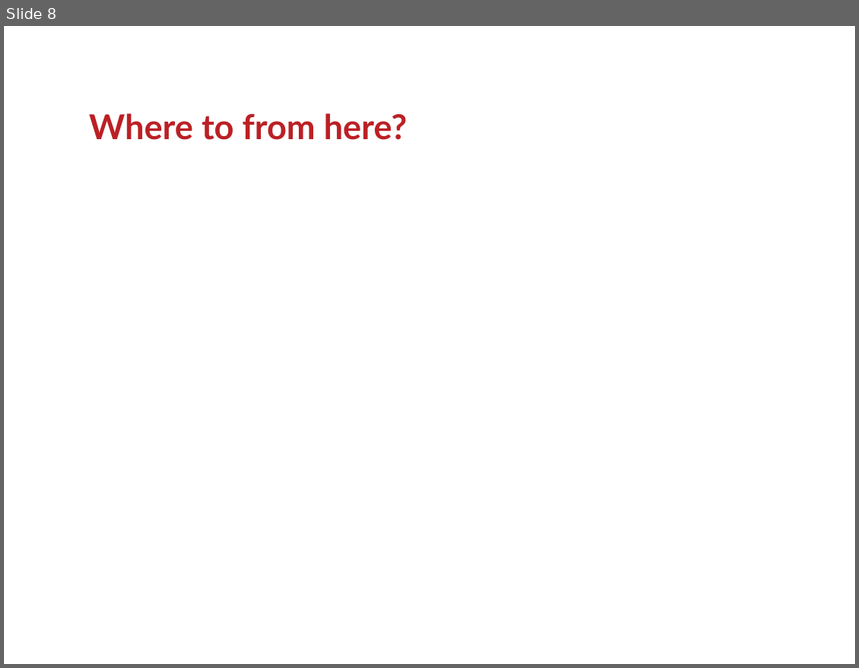
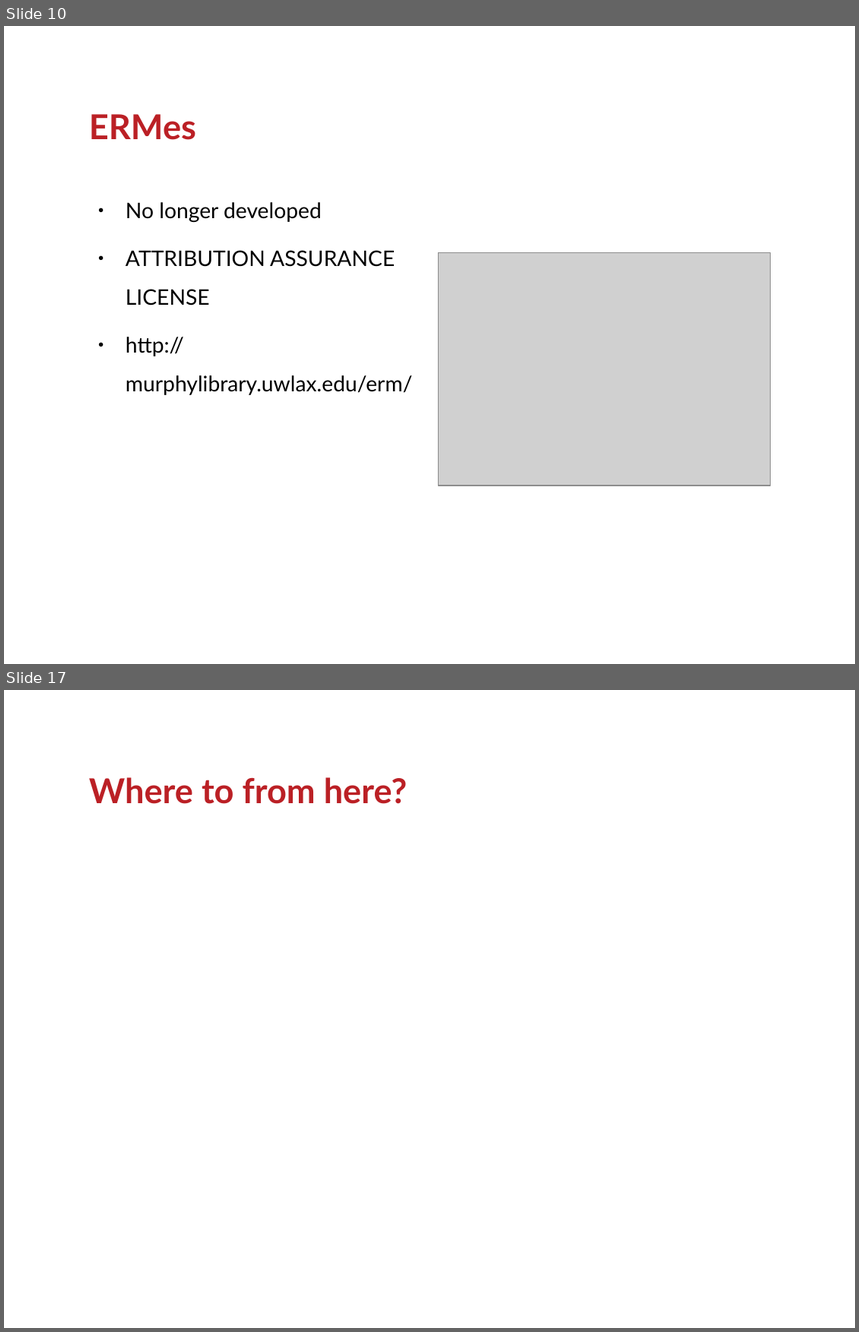
Before and after one commit to ranginui/presentation, a slide deck: kohaconclave/opensource_erm/erm.odp. Shown one above the other, each under a label of ours: slide 8 before the commit, slides 10 and 17 after it; the slides between them are not shown. The pictures are 859x668 and 859x1332 pixels, drawn with LibreOffice and Linux fonts; fonts in the diff are those of the drawing; grey boxes stand for pictures; background and template pictures are left out. Boxes give left, top, right and bottom in pixels: in the first picture for what was removed or moved away, otherwise in the second. Text is boxed around its words. In the diff, an @@ line names an element or a change of style, - is before the commit and + after.

```diff
--- a/kohaconclave/opensource_erm/erm.odp
+++ b/kohaconclave/opensource_erm/erm.odp
@@ slide 10 added at [4,26,855,664], background #FFFFFF @@
@@ title added at [89,114,196,140], 32 pt, text #BB2025, bold @@
+ERMes
@@ text added at [126,202,413,395], 20 pt, text #000000 @@
+● No longer developed
+● ATTRIBUTION ASSURANCE LICENSE
+● http://murphylibrary.uwlax.edu/erm/
@@ picture added at [438,252,770,486] @@
@@ what was slide 8 is now slide 17 @@
```
Also in this commit, not shown: 2 slides changed, 10 other slides added, 1 slide removed.
